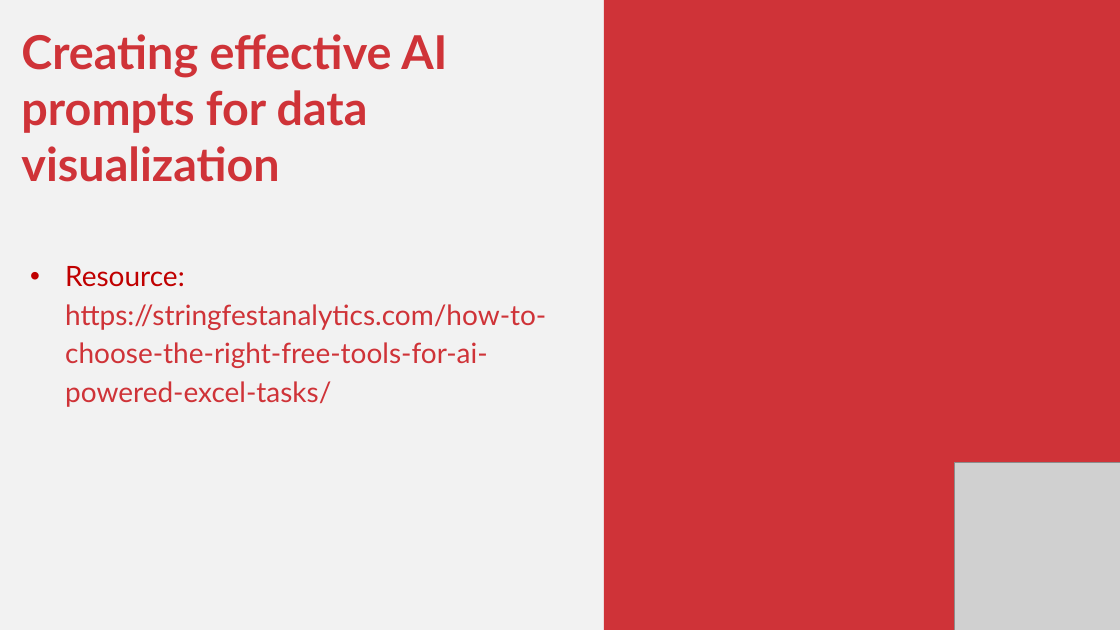
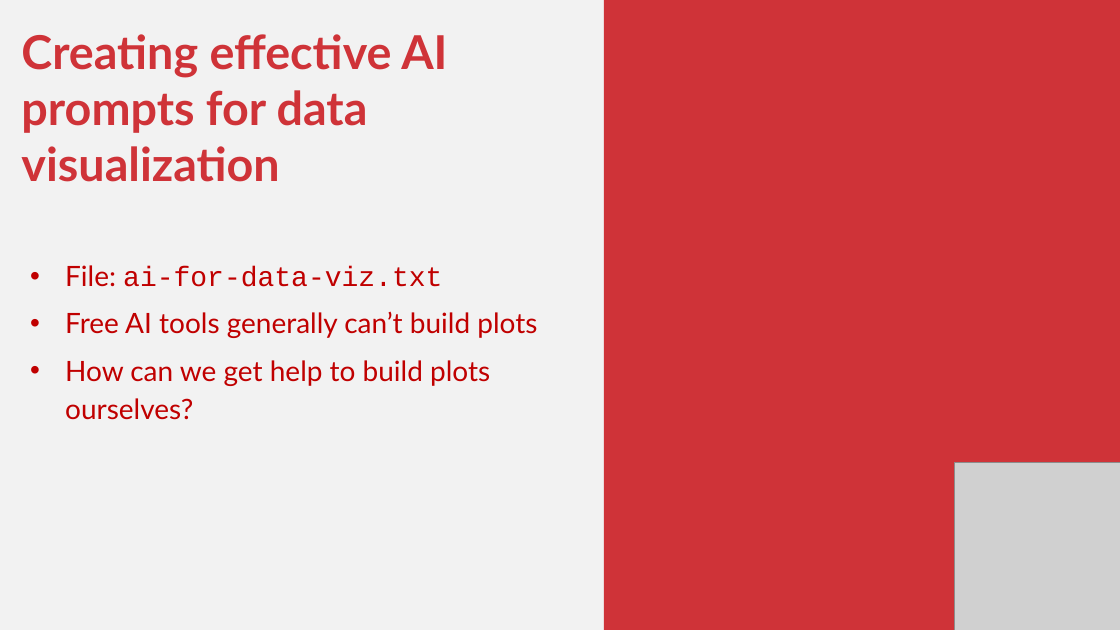
Before and after one commit to stringfestdata/gen-ai-for-excel-masterclass, a slide deck: slide 16 of gen-ai-for-excel-masterclass.pptx (slide 15 before the commit). Drawn at 1120x630 pixels with LibreOffice and Linux fonts; fonts in the diff are those of the drawing; grey boxes stand for pictures. Boxes give left, top, right and bottom in pixels: in the first picture for what was removed or moved away, otherwise in the second. Text is boxed around its words. In the diff, an @@ line names an element or a change of style, - is before the commit and + after.

```diff
--- a/gen-ai-for-excel-masterclass.pptx
+++ b/gen-ai-for-excel-masterclass.pptx
@@ text at bbox=[65, 265, 537, 420]: text changed; text colour #CF3338 to #C00000 @@
-• Resource: https://stringfestanalytics.com/how-to-choose-the-right-free-tools-for-ai-powered-excel-tasks/
+• File: ai-for-data-viz.txt
+• Free AI tools generally can’t build plots
+• How can we get help to build plots ourselves?
```
Also in this commit, not shown: 7 other slides changed, 2 slides added, 1 slide removed, 10 other files.
